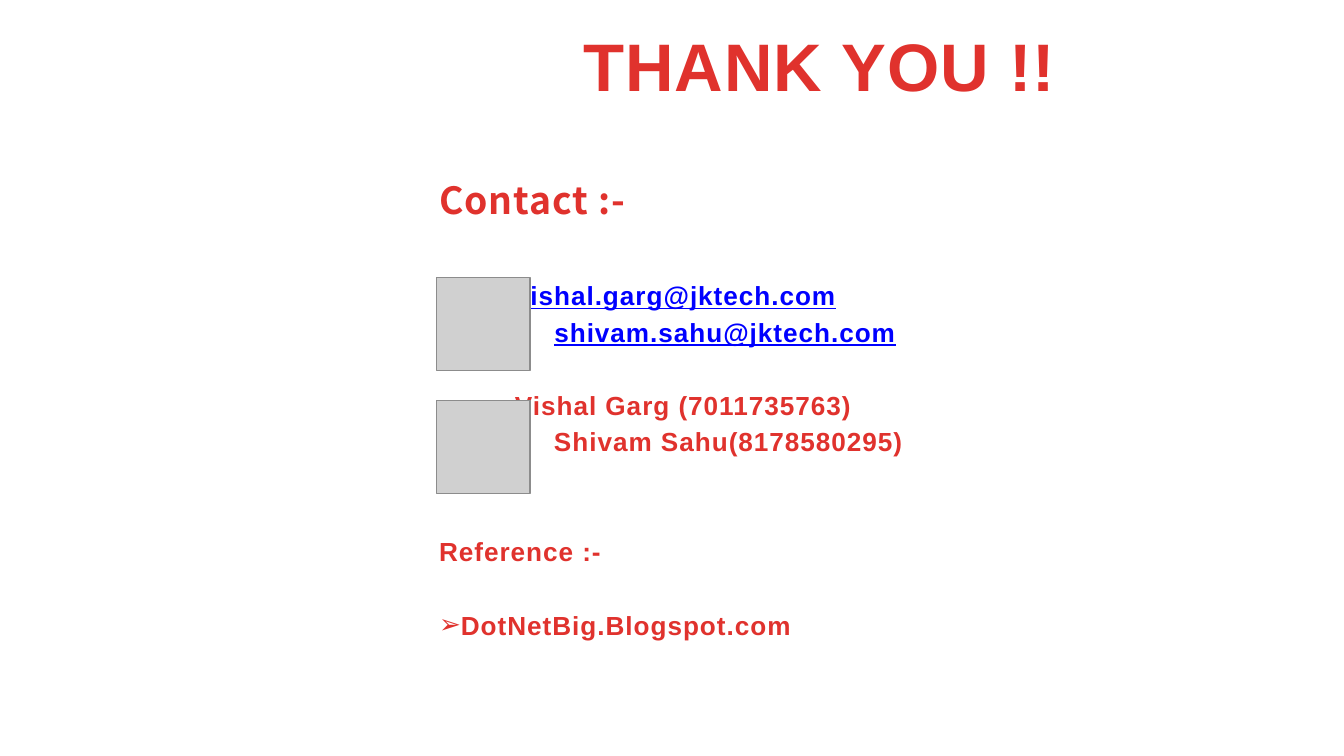
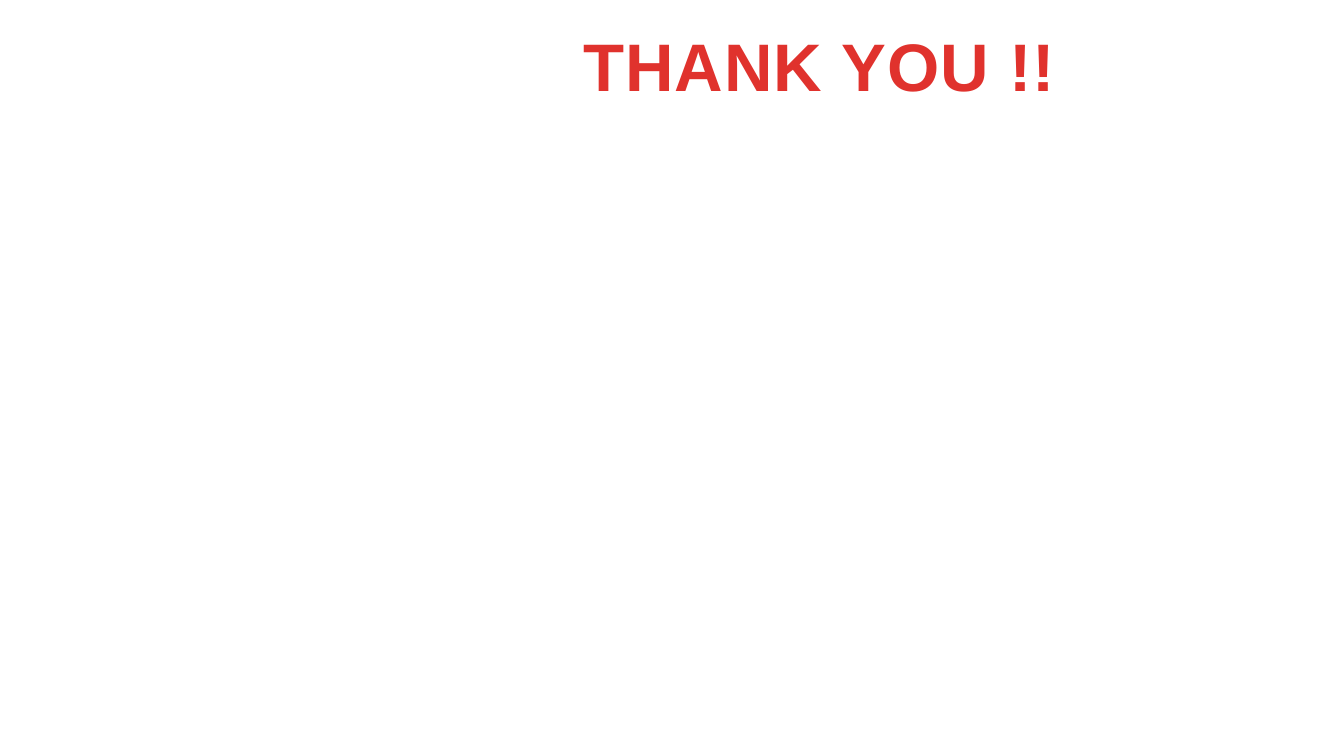
Before and after one commit to vgyureka/DotNetBig, a slide deck: slide 61 of webapiSecurity.pptx. Drawn at 1344x756 pixels with LibreOffice and Linux fonts; fonts in the diff are those of the drawing; grey boxes stand for pictures; background and template pictures are left out. Boxes give left, top, right and bottom in pixels: in the first picture for what was removed or moved away, otherwise in the second. Text is boxed around its words. In the diff, an @@ line names an element or a change of style, - is before the commit and + after.

```diff
--- a/webapiSecurity.pptx
+++ b/webapiSecurity.pptx
@@ text removed at box(439, 186, 902, 640) @@
-Contact :-
-vishal.garg@jktech.com
-shivam.sahu@jktech.com
-Vishal Garg (7011735763)
-Shivam Sahu(8178580295)
-Reference :-
-➢ DotNetBig.Blogspot.com
@@ picture removed at box(437, 277, 530, 370) @@
@@ picture removed at box(437, 401, 530, 493) @@
```
Also in this commit, not shown: 1 other slide changed.
